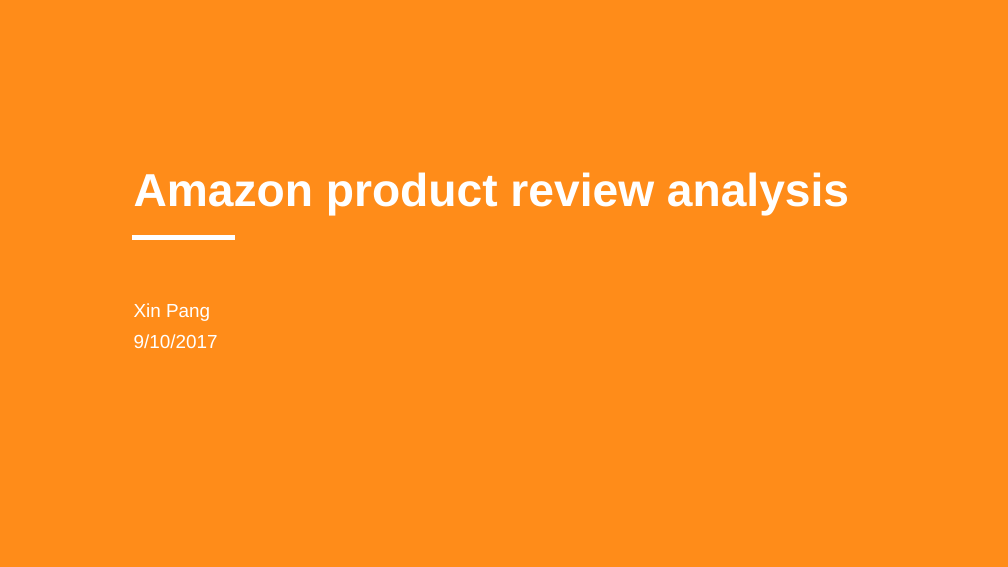
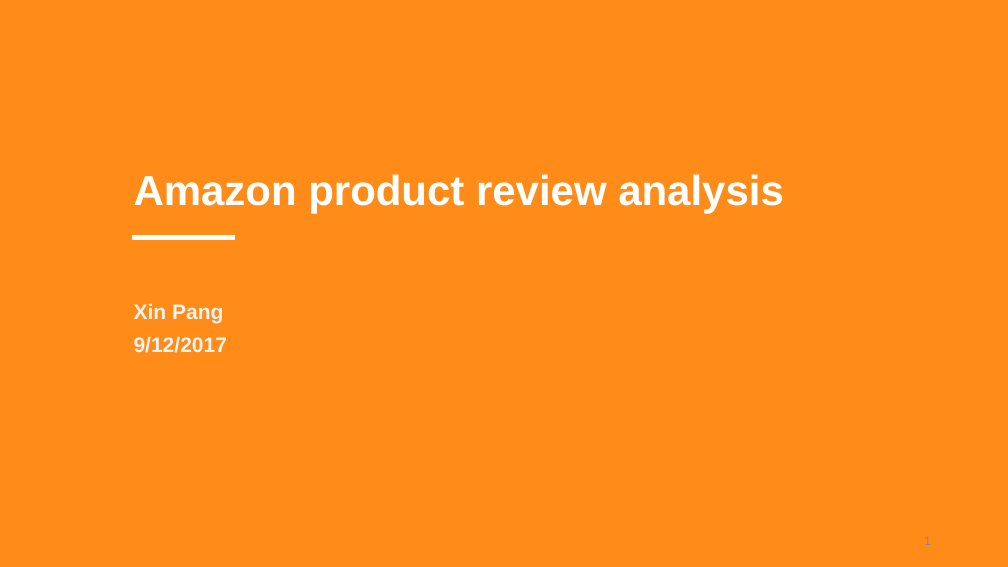
Before and after one commit to joyceXD/product-review, a slide deck: slide 1 of presentation/Product review analysis.pptx. Drawn at 1008x567 pixels with LibreOffice and Linux fonts; fonts in the diff are those of the drawing. Boxes give left, top, right and bottom in pixels: in the first picture for what was removed or moved away, otherwise in the second. Text is boxed around its words. In the diff, an @@ line names an element or a change of style, - is before the commit and + after.

```diff
--- a/presentation/Product review analysis.pptx
+++ b/presentation/Product review analysis.pptx
@@ title "Amazon product review analysis" at [134, 174, 784, 213]: size 44 to 40 pt @@
@@ subtitle at [134, 303, 223, 324]: size 18 to 20 pt, text colour #FFFFFF to #F2F2F2, bold on in "Xin Pang" @@
@@ subtitle at [134, 336, 227, 353]: text changed; size 18 to 20 pt; text colour #FFFFFF to #F2F2F2; bold on @@
-9/10/2017
+9/12/2017
@@ page number added at [924, 536, 931, 545], 12 pt, text #8C8C8C @@
+1
```
Also in this commit, not shown: 4 other slides changed, 8 slides added, 2 slides removed, 10 other files.
